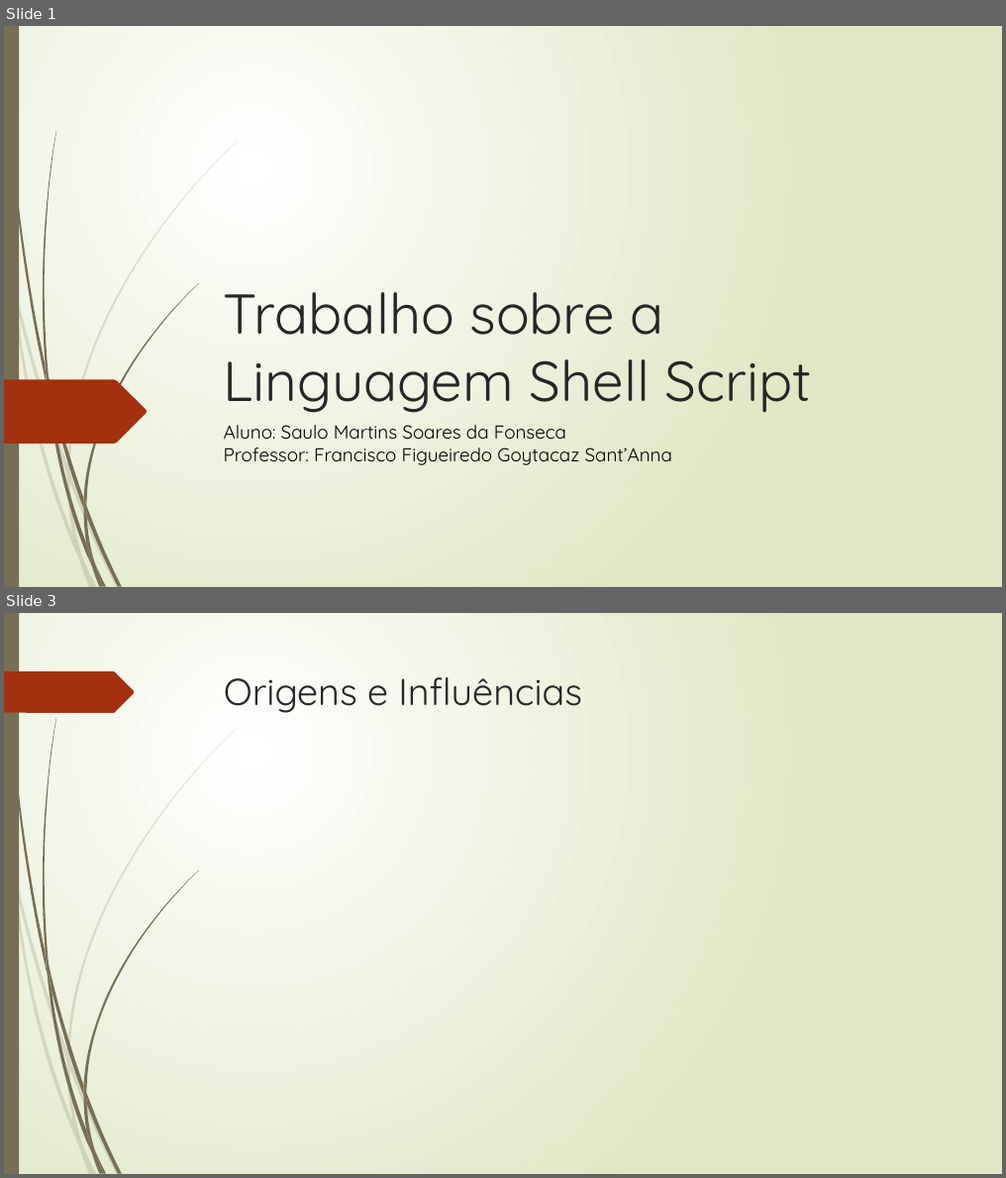
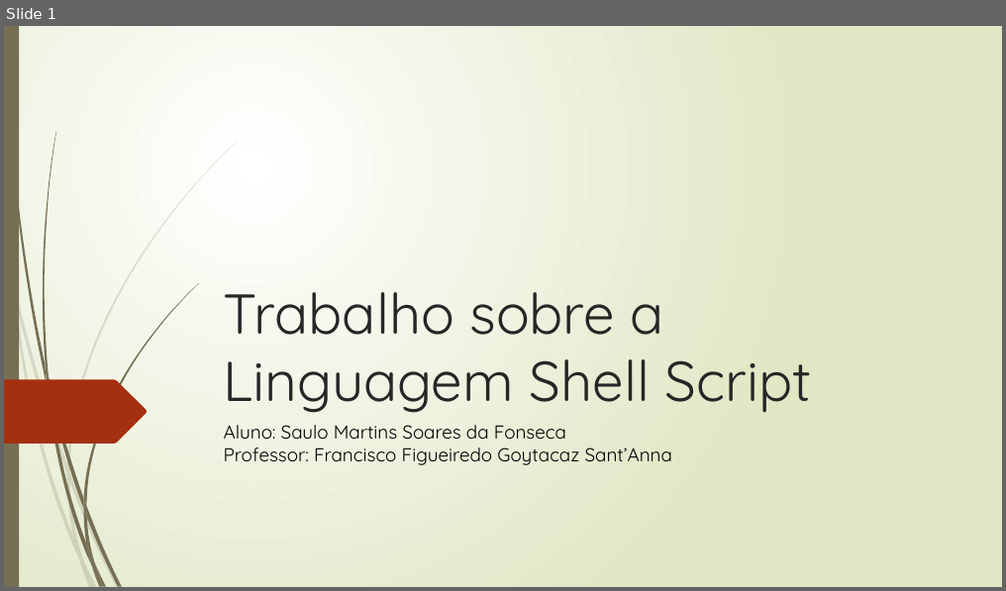
Before and after one commit to martins9/EDL, a slide deck: Tarefa-02/Apresentacao_EDL.pptx. Shown one above the other, each under a label of ours: slides 1 and 3 before the commit, slide 1 after it; the slides between them are not shown. The pictures are 1006x1178 and 1006x591 pixels, drawn with LibreOffice and Linux fonts; fonts in the diff are those of the drawing. Boxes give left, top, right and bottom in pixels: in the first picture for what was removed or moved away, otherwise in the second. Text is boxed around its words. In the diff, an @@ line names an element or a change of style, - is before the commit and + after.

```diff
--- a/Tarefa-02/Apresentacao_EDL.pptx
+++ b/Tarefa-02/Apresentacao_EDL.pptx
@@ slide 3 removed at (4, 613, 1002, 1174), background gradient #FFFFFF to #DFE8C4; not listed: 23 template elements that a slide beside it also shows @@
@@ freeform shape removed at (4, 671, 135, 713) @@
@@ title removed at (224, 677, 582, 713) @@
-Origens e Influências
```
Also in this commit, not shown: 1 slide changed, 2 slides added, 3 other files.
